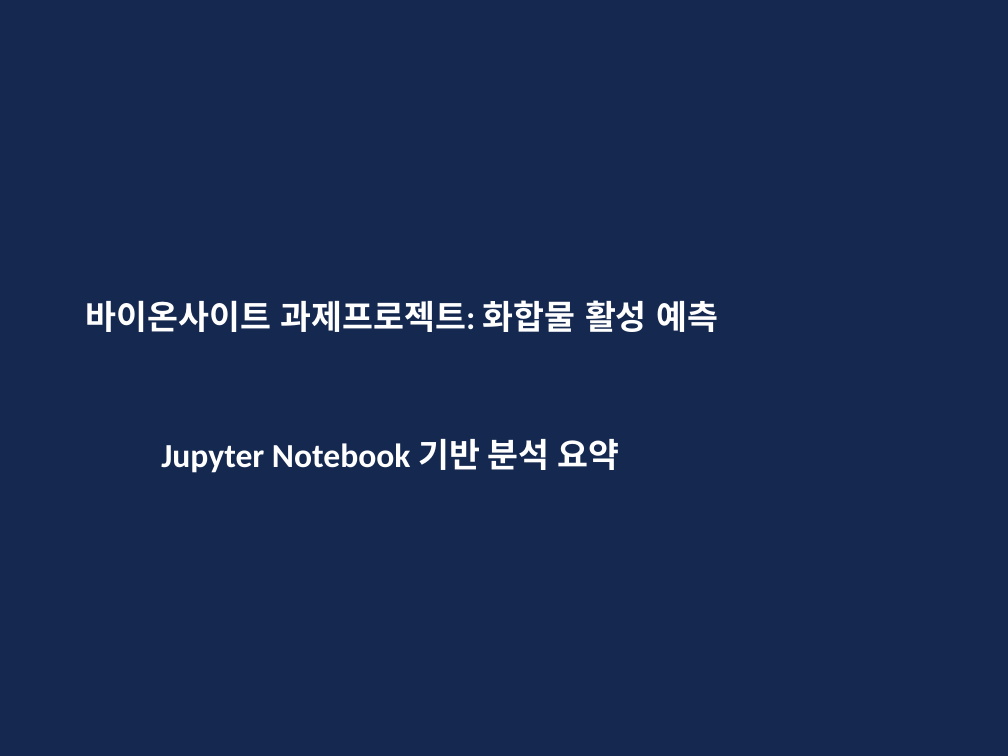
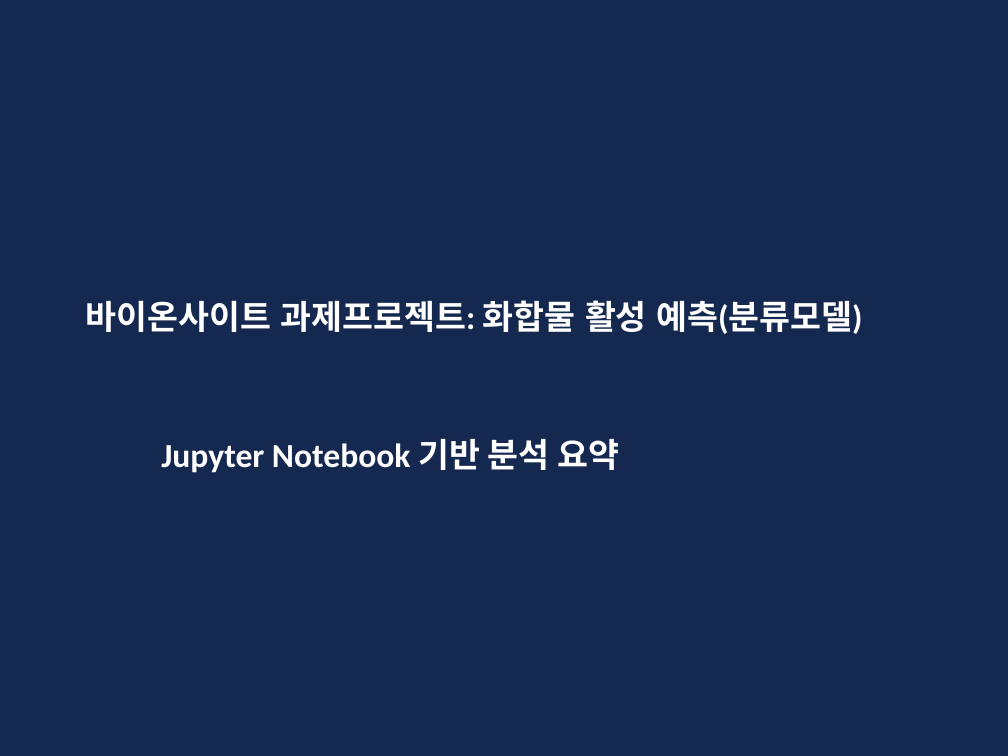
Before and after one commit to hannania7/-_-, a slide deck: slide 1 of 바이온사이트 과제프로젝트.pptx. Drawn at 1008x756 pixels with LibreOffice and Linux fonts; fonts in the diff are those of the drawing. Boxes give left, top, right and bottom in pixels: in the first picture for what was removed or moved away, otherwise in the second. Text is boxed around its words. In the diff, an @@ line names an element or a change of style, - is before the commit and + after.

```diff
--- a/바이온사이트 과제프로젝트.pptx
+++ b/바이온사이트 과제프로젝트.pptx
@@ title at (86, 300, 862, 334): text changed @@
-바이온사이트 과제프로젝트: 화합물 활성 예측
+바이온사이트 과제프로젝트: 화합물 활성 예측(분류모델)
```
